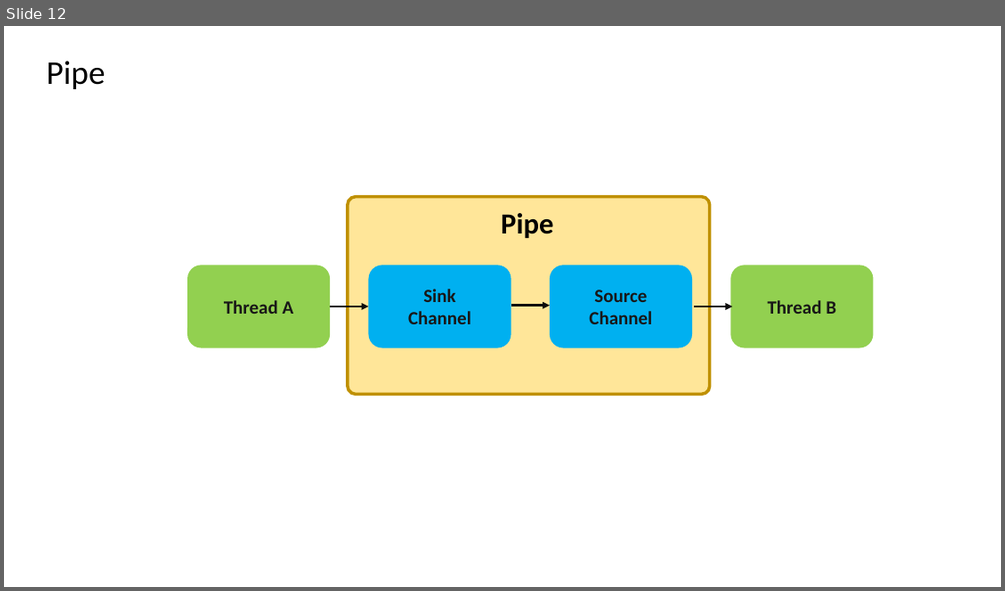
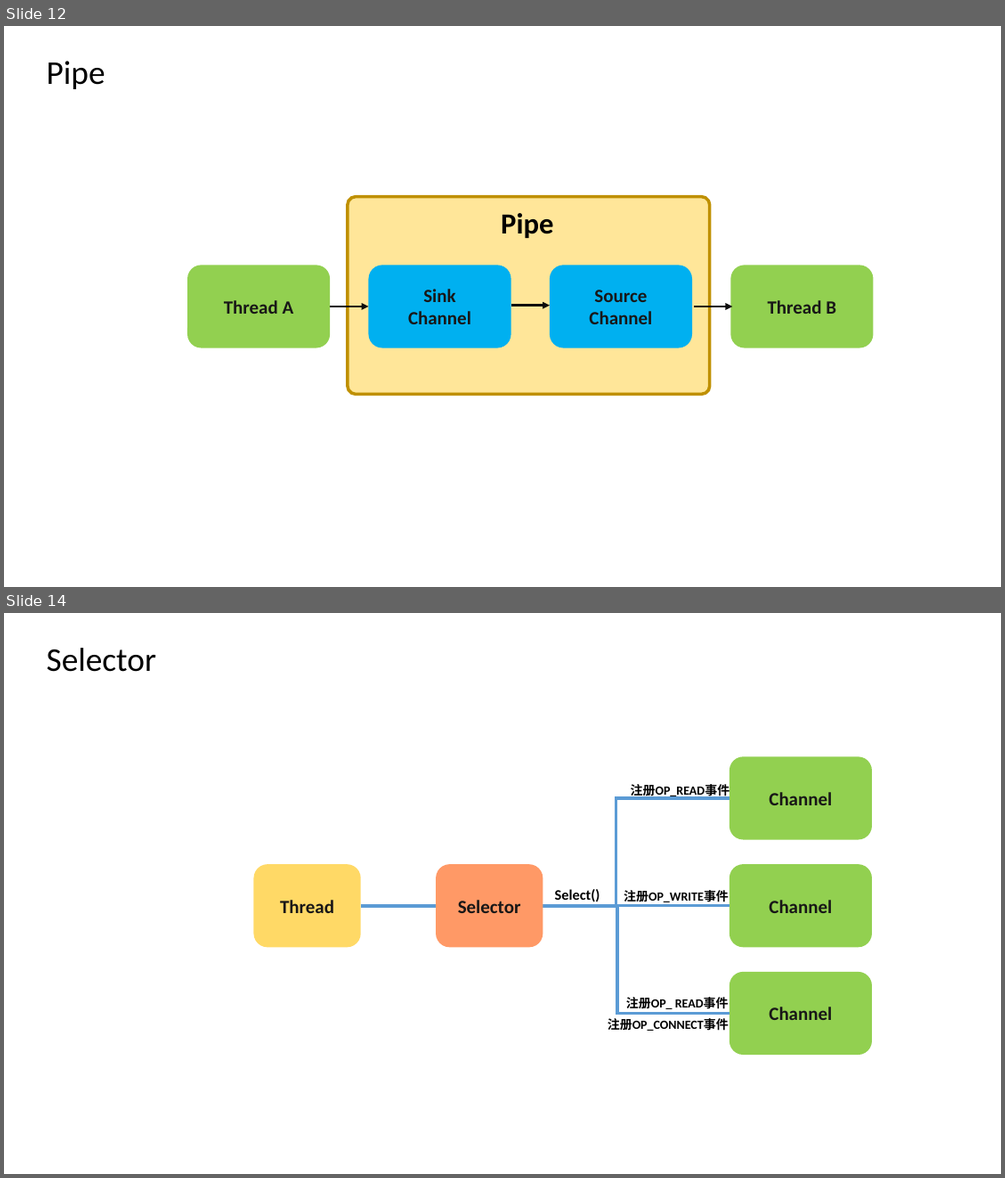
Before and after one commit to aks-cx1y6l/lijingrong4, a slide deck: pictures/java_nio.pptx. Shown one above the other, each under a label of ours: slide 12 before the commit, slides 12 and 14 after it; the slides between them are not shown. The pictures are 1005x591 and 1005x1178 pixels, drawn with LibreOffice and Linux fonts; fonts in the diff are those of the drawing. Boxes give left, top, right and bottom in pixels: in the first picture for what was removed or moved away, otherwise in the second. Text is boxed around its words. In the diff, an @@ line names an element or a change of style, - is before the commit and + after.

```diff
--- a/pictures/java_nio.pptx
+++ b/pictures/java_nio.pptx
@@ slide 14 added at (x1=4, y1=613, x2=1001, y2=1174), background #FFFFFF @@
@@ text added at (x1=47, y1=648, x2=156, y2=672), 32 pt, text #000000 @@
+Selector
@@ rounded rectangle added at (x1=729, y1=756, x2=872, y2=840), fill #92D050, 18 pt, text #181717, bold @@
+Channel
@@ elbow line added from (729, 798) to (543, 906), #5B9BD5 3 pt @@
@@ text added at (x1=631, y1=782, x2=730, y2=798), 12 pt, text #000000, bold @@
+注册OP_READ事件
@@ rounded rectangle added at (x1=254, y1=864, x2=361, y2=948), fill #FFD966, 18 pt, text #181717, bold @@
+Thread
@@ rounded rectangle added at (x1=436, y1=864, x2=542, y2=948), fill #FF9966, 18 pt, text #181717, bold @@
+Selector
@@ rounded rectangle added at (x1=729, y1=864, x2=872, y2=948), fill #92D050, 18 pt, text #181717, bold @@
+Channel
@@ line added from (361, 906) to (436, 906), #5B9BD5 3 pt @@
@@ elbow line added from (729, 1013) to (543, 906), #5B9BD5 3 pt @@
@@ elbow line added from (729, 906) to (545, 906), #5B9BD5 3 pt @@
@@ text added at (x1=555, y1=889, x2=600, y2=902), 14 pt, text #000000, bold @@
+Select()
@@ text added at (x1=623, y1=890, x2=728, y2=902), 12 pt, text #000000, bold @@
+注册OP_WRITE事件
@@ rounded rectangle added at (x1=729, y1=972, x2=872, y2=1055), fill #92D050, 18 pt, text #181717, bold @@
+Channel
@@ text added at (x1=626, y1=997, x2=728, y2=1009), 12 pt, text #000000, bold @@
+注册OP_ READ事件
@@ text added at (x1=607, y1=1018, x2=728, y2=1030), 12 pt, text #000000, bold @@
+注册OP_CONNECT事件
```
Also in this commit, not shown: 1 other slide added, 5 other files.
